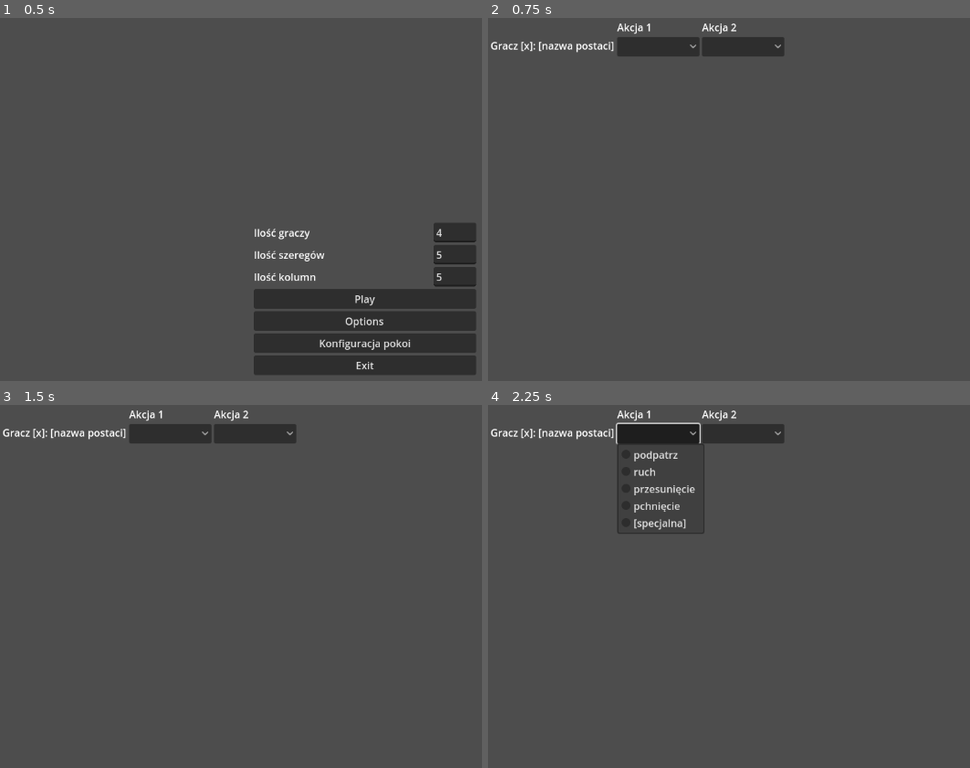
Above: before the commit, frames 1-4 (two rows, left to right).
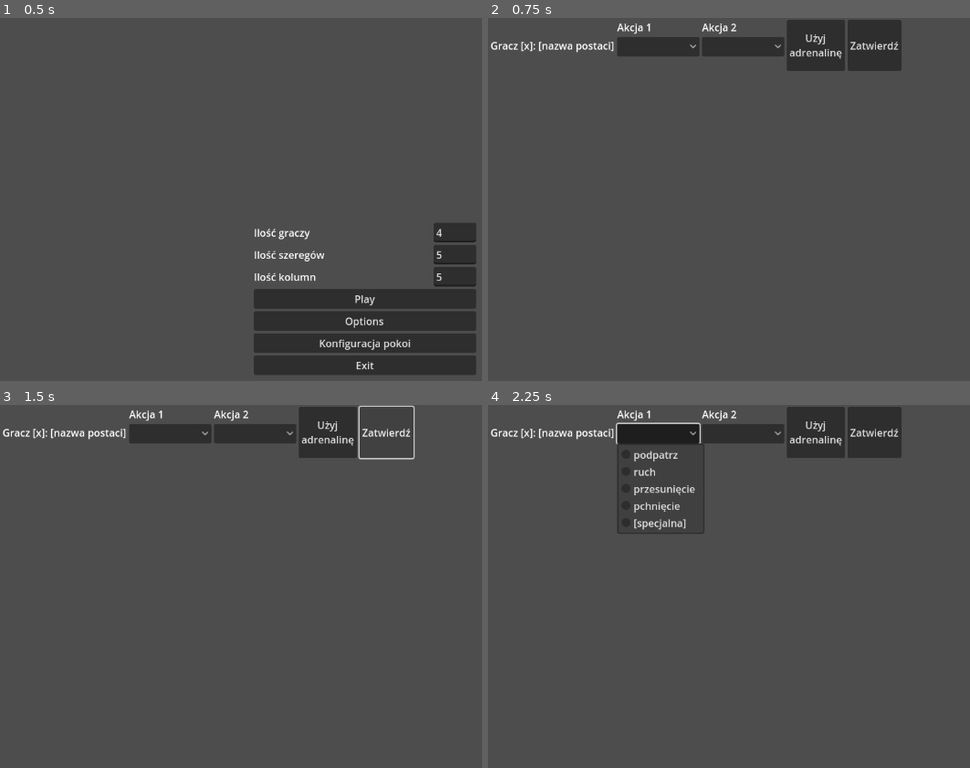
Above: after the commit, the same moments.

Repository: super12pl/strona25
Game: Godot game, scene res://scenes/Menu.tscn
Two runs of this game, one before a commit and one after it. Both use one fixed random seed, a clock stepped at 60 frames per second and the inputs below.
Inputs (mouse positions are in pixels of both pictures, inside the frame that each line leads up to):
- Up to frame 1 (0.5 s): no input
- Up to frame 2 (0.75 s): click "Play" at 0.5 s
- Up to frame 3 (1.5 s): click (385, 434) at 1.25 s, where only the run after the commit has a clickable "Zatwierdź"
- Up to frame 4 (2.25 s): click (656, 434) at 2 s

Frame 1 is identical in both runs. In frame 2, 3.1% of the frame differs, in the area x 62-86%, y 0-15%; in frame 3, 1.9%; in frame 4, 3.1%.
Error before the commit: Parse Error: Expected statement, found "Indent" instead. (res://code/WybierzAkcje.gd:66)

Commit message:
indenty ups

Diff:
--- a/code/WybierzAkcje.gd
+++ b/code/WybierzAkcje.gd
@@ -63,10 +63,10 @@
 	player_actions.emit(actions)
 	print("gufa")
 	#nwm co ma sie dziać po zatwierdzeniu wiec zostawiam
-		if (Action3label.text != "Akcja 3" && Action1choice.get_selected_id() != -1 && Action2choice.get_selected_id() != -1) || (Action3label.text == "Akcja 3" && Action1choice.get_selected_id() != -1 && Action2choice.get_selected_id() != -1 && Action3choice.get_selected_id() != -1):
-			var wybraneRuchy
-			if Action3label.text != "Akcja 3":
-				wybraneRuchy = [Action1choice.get_selected_id(), Action2choice.get_selected_id()]
-			else:
-				wybraneRuchy = [Action1choice.get_selected_id(), Action2choice.get_selected_id(), Action3choice.get_selected_id()]
-			global.wybraneRuchy = wybraneRuchy
+	if (Action3label.text != "Akcja 3" && Action1choice.get_selected_id() != -1 && Action2choice.get_selected_id() != -1) || (Action3label.text == "Akcja 3" && Action1choice.get_selected_id() != -1 && Action2choice.get_selected_id() != -1 && Action3choice.get_selected_id() != -1):
+		var wybraneRuchy
+		if Action3label.text != "Akcja 3":
+			wybraneRuchy = [Action1choice.get_selected_id(), Action2choice.get_selected_id()]
+		else:
+			wybraneRuchy = [Action1choice.get_selected_id(), Action2choice.get_selected_id(), Action3choice.get_selected_id()]
+		global.wybraneRuchy = wybraneRuchy
